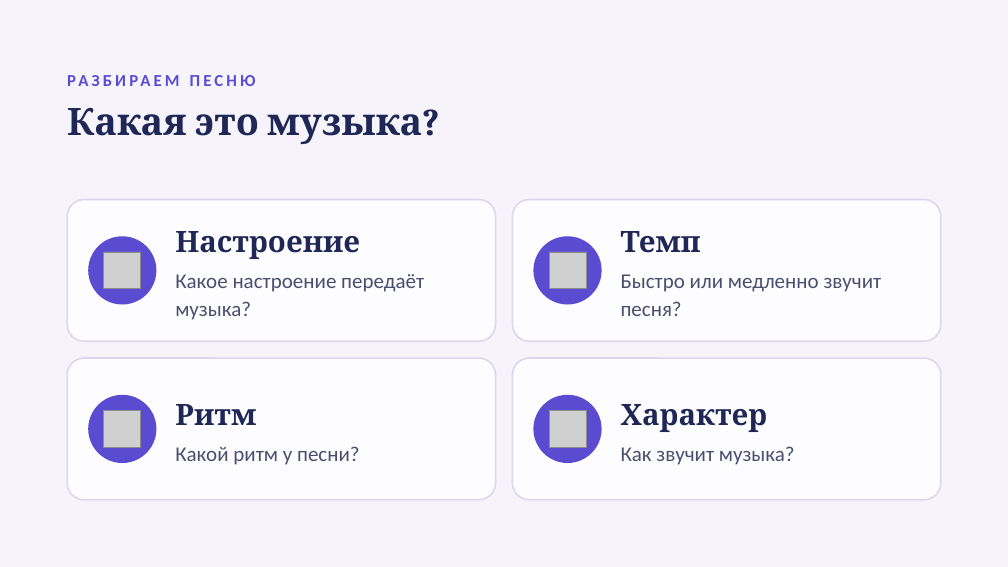
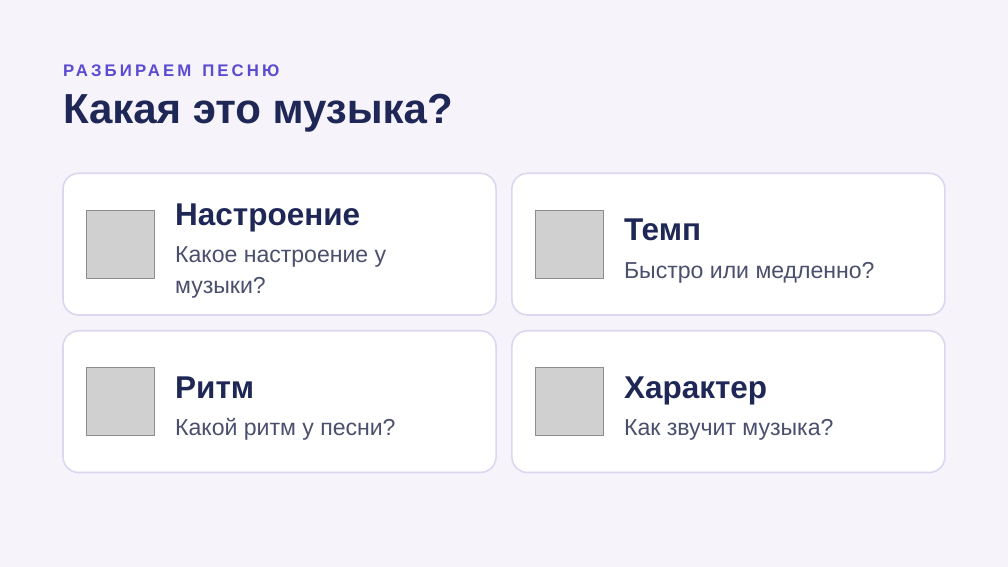
Before and after one commit to zxkaize-cell/kaize, a slide deck: slide 15 of presentations/Песни_о_дружбе.pptx. Drawn at 1008x567 pixels with LibreOffice and Linux fonts; fonts in the diff are those of the drawing; grey boxes stand for pictures; background and template pictures are left out. Boxes give left, top, right and bottom in pixels: in the first picture for what was removed or moved away, otherwise in the second. Text is boxed around its words. In the diff, an @@ line names an element or a change of style, - is before the commit and + after.

```diff
--- a/presentations/Песни_о_дружбе.pptx
+++ b/presentations/Песни_о_дружбе.pptx
@@ text "РАЗБИРАЕМ ПЕСНЮ": place and size @@
-text "РАЗБИРАЕМ ПЕСНЮ" at <box>67,67,941,91</box>
+text "РАЗБИРАЕМ ПЕСНЮ" at <box>63,57,945,81</box>
@@ text "РАЗБИРАЕМ ПЕСНЮ" at <box>63,57,945,81</box>: font Calibri to Arial; line spacing 1.15 to 1.1 @@
@@ text "Какая это музыка?": place and size @@
-text "Какая это музыка?" at <box>67,108,422,144</box>
+text "Какая это музыка?" at <box>63,93,453,132</box>
@@ text "Какая это музыка?" at <box>63,93,453,132</box>: size 36 to 40 pt, font Cambria to Arial @@
@@ rounded rectangle added at <box>63,173,496,315</box>, fill #FFFFFF, outline #DCD6EE 1.5 pt, 22 pt, text #4A4F6E @@
+Настроение
+Какое настроение у музыки?
@@ rounded rectangle "Темп": place and size @@
-rounded rectangle "Темп" at <box>621,231,882,316</box>
+rounded rectangle "Темп" at <box>512,173,945,315</box>
@@ rounded rectangle "Темп" at <box>512,173,945,315</box>: fill none to #FFFFFF; outline none to #DCD6EE 1.5 pt @@
@@ rounded rectangle removed at <box>67,200,496,342</box> @@
@@ rounded rectangle removed at <box>513,200,941,342</box> @@
@@ picture added at <box>87,210,155,278</box> @@
@@ ellipse removed at <box>88,236,157,304</box> @@
@@ text removed at <box>175,231,424,320</box> @@
-Настроение
-Какое настроение передаёт музыка?
@@ ellipse removed at <box>534,236,602,304</box> @@
@@ picture added at <box>535,210,603,278</box> @@
@@ text in rounded rectangle at <box>624,218,701,241</box>: size 28 to 30 pt, font Cambria to Arial in "Темп"; less space between paragraphs @@
@@ picture removed at <box>104,252,141,289</box> @@
@@ picture removed at <box>549,252,586,289</box> @@
@@ text in rounded rectangle at <box>624,262,875,283</box>: text changed; size 20 to 22 pt; font Calibri to Arial @@
-Быстро или медленно звучит песня?
+Быстро или медленно?
@@ rounded rectangle "Ритм": place and size @@
-rounded rectangle "Ритм" at <box>175,404,360,465</box>
+rounded rectangle "Ритм" at <box>63,331,496,473</box>
@@ rounded rectangle "Ритм" at <box>63,331,496,473</box>: size 28 to 30 pt, font Cambria to Arial in "Ритм"; size 20 to 22 pt, font Calibri to Arial in "Какой ритм у песни?"; less space between paragraphs; fill none to #FFFFFF; outline none to #DCD6EE 1.5 pt @@
@@ rounded rectangle removed at <box>67,358,496,501</box> @@
@@ rounded rectangle "Характер": place and size @@
-rounded rectangle "Характер" at <box>621,404,795,465</box>
+rounded rectangle "Характер" at <box>512,331,945,473</box>
@@ rounded rectangle "Характер" at <box>512,331,945,473</box>: size 28 to 30 pt, font Cambria to Arial in "Характер"; size 20 to 22 pt, font Calibri to Arial in "Как звучит музыка?"; less space between paragraphs; fill none to #FFFFFF; outline none to #DCD6EE 1.5 pt @@
@@ rounded rectangle removed at <box>513,358,941,501</box> @@
@@ picture added at <box>87,368,155,436</box> @@
@@ picture added at <box>535,368,603,436</box> @@
@@ ellipse removed at <box>88,395,157,463</box> @@
@@ picture removed at <box>104,411,141,448</box> @@
@@ ellipse removed at <box>534,395,602,463</box> @@
@@ picture removed at <box>549,411,586,448</box> @@
```
Also in this commit, not shown: 21 other slides changed.
